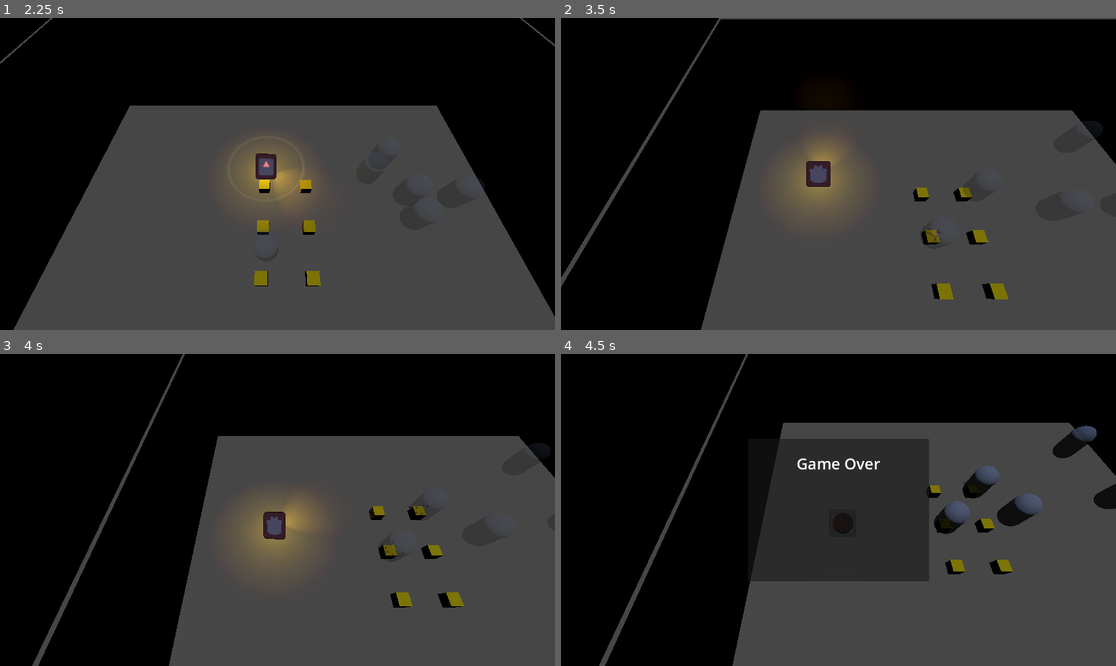
Above: before the commit, frames 1-4 (two rows, left to right).
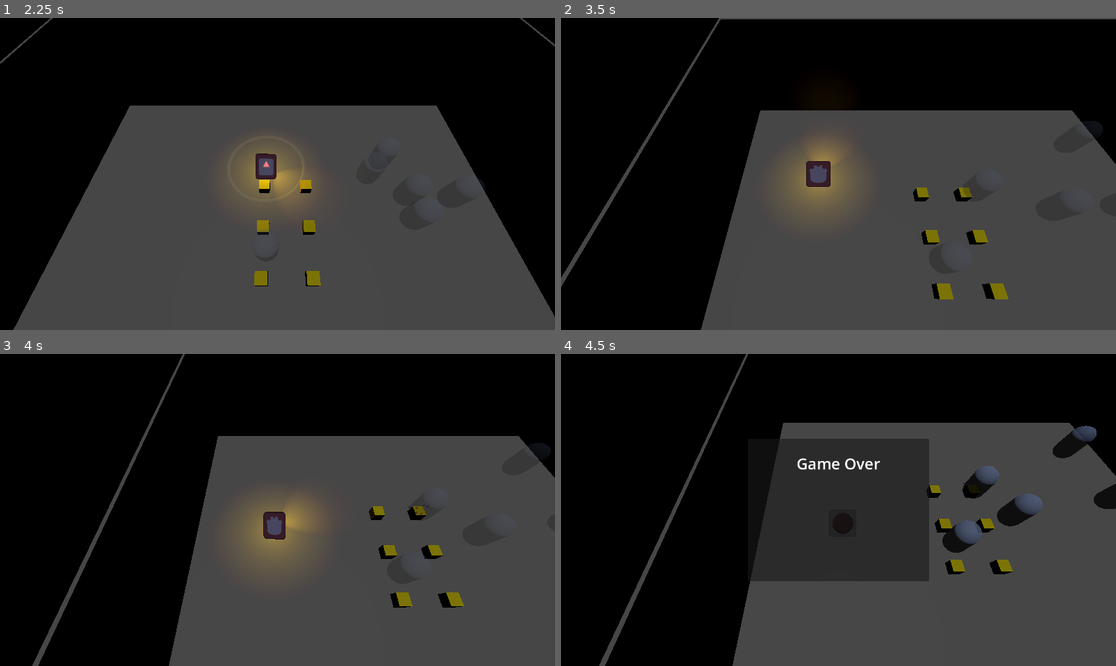
Above: after the commit, the same moments.

Repository: Rusty-Rat-Studios/dead-living-and-dying
Game: Godot game, scene res://test/2.2_ghost_possessable_interaction/2.2_many_ghosts_many_possessables.tscn
Two runs of this game, one before a commit and one after it. Both use one fixed random seed, a clock stepped at 60 frames per second and the inputs below. This scene is started directly instead of the project's main scene. The engine's default icon, where the game draws it, is replaced by a stand-in: a white triangle on a blue panel in a dark square.
Inputs (mouse positions are in pixels of both pictures, inside the frame that each line leads up to):
- Up to frame 1 (2.25 s): tap Enter at 0.5 s; move the mouse to (249, 236) at 0.52 s; hold Up (ui_up) 0.53-2.03 s; tap E (interact) at 0.6 s; tap Keypad Enter (ui_accept) at 0.77, 1.52 s; move the mouse to (444, 220) at 1.27 s; click (444, 220) at 1.35 s; move the mouse to (111, 127) at 2.02 s; hold Left (ui_left) from 2.03 s (still down); tap Tab at 2.1 s
- Up to frame 2 (3.5 s): keep holding Left (ui_left); move the mouse to (866, 174) at 2.77 s; tap E (interact) at 2.85 s; tap Keypad Enter (ui_accept) at 3.02 s
- Up to frame 3 (4 s): move the mouse to (194, 432) at 3.52 s; release Left (ui_left) at 3.53 s; press the mouse at (194, 432) at 3.53 s; hold Down (ui_down) from 3.53 s (still down); tap Keypad Enter (ui_accept) at 3.77 s
- Up to frame 4 (4.5 s): move the mouse to (960, 494) at 4.27 s; release Down (ui_down) at 4.28 s; release the mouse at (960, 494) at 4.28 s; hold Right (ui_right) from 4.28 s (still down); tap Tab at 4.35 s

Frame 1 is identical in both runs. In frame 2, less than 0.1% of the frame differs, in the area x 65-69%, y 67-73%; in frame 3, less than 0.1%; in frame 4, 0.7%, in the area x 67-76%, y 47-64%.
Error before the commit: Invalid access to property or key 'state_stunned' on a base object of type 'Node (state_machine_ghost.gd)'. (res://ghost/ghost.gd:74)

Commit message:
Add basic ghost stunned behavior

Diff:
--- a/ghost/ghost.gd
+++ b/ghost/ghost.gd
@@ -71,4 +71,4 @@
 
 
 func _on_hit() -> void:
-	state_machine.change_state(state_machine.state_stunned)
+	state_machine.change_state(state_machine.current_state.state_stunned)
--- a/ghost/state_stunned.gd
+++ b/ghost/state_stunned.gd
@@ -1,11 +1,20 @@
 extends GhostState
 
+const STUN_DURATION: float = 3
+
+@onready var stun_timer: Timer = Timer.new()
 
 # Called when the node enters the scene tree for the first time.
 func _ready() -> void:
-	pass # Replace with function body.
+	stun_timer.one_shot = true
+	stun_timer.wait_time = STUN_DURATION
+	stun_timer.timeout.connect(_on_stun_timer_timeout)
+	add_child(stun_timer)
 
 
-# Called every frame. 'delta' is the elapsed time since the previous frame.
-func _process(_delta: float) -> void:
-	pass
+func enter() -> void:
+	stun_timer.start()
+
+
+func _on_stun_timer_timeout() -> void:
+	parent.state_machine.change_state(state_waiting)
